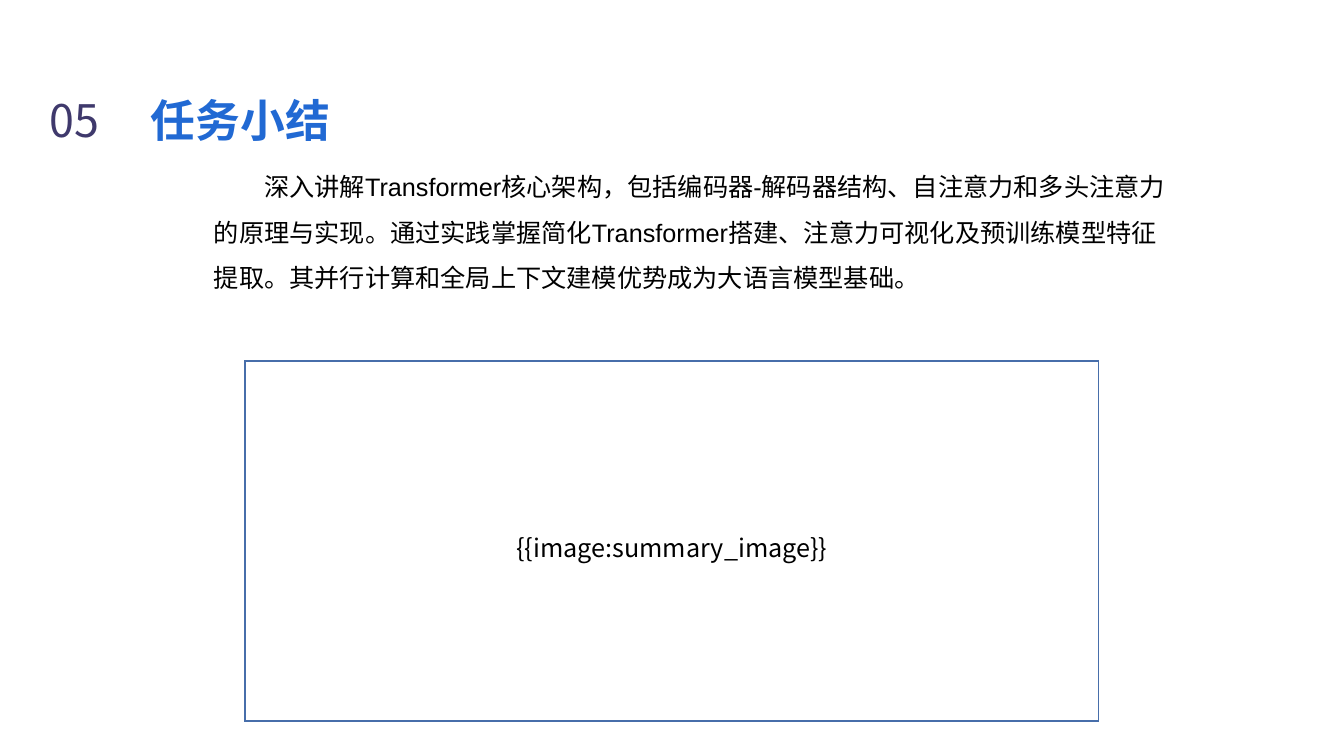
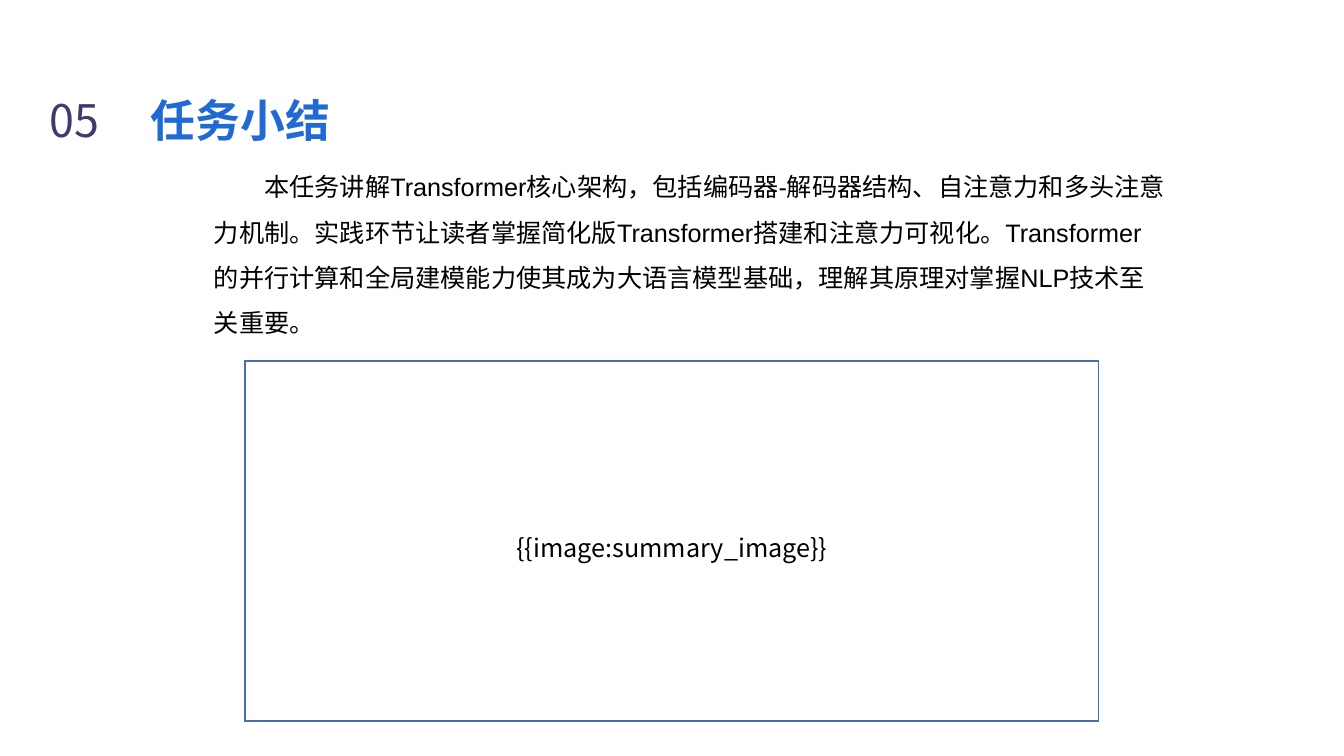
Before and after one commit to Silence1628/Ai_PPT, a slide deck: slide 14 of ppt_output/1.1_大模型基石——Transformer.pptx. Drawn at 1344x756 pixels with LibreOffice and Linux fonts; fonts in the diff are those of the drawing; background and template pictures are left out. Boxes give left, top, right and bottom in pixels: in the first picture for what was removed or moved away, otherwise in the second. Text is boxed around its words. In the diff, an @@ line names an element or a change of style, - is before the commit and + after.

```diff
--- a/ppt_output/1.1_大模型基石——Transformer.pptx
+++ b/ppt_output/1.1_大模型基石——Transformer.pptx
@@ text at [214, 174, 1165, 334]: text changed @@
-深入讲解Transformer核心架构，包括编码器-解码器结构、自注意力和多头注意力的原理与实现。通过实践掌握简化Transformer搭建、注意力可视化及预训练模型特征提取。其并行计算和全局上下文建模优势成为大语言模型基础。
+本任务讲解Transformer核心架构，包括编码器-解码器结构、自注意力和多头注意力机制。实践环节让读者掌握简化版Transformer搭建和注意力可视化。Transformer的并行计算和全局建模能力使其成为大语言模型基础，理解其原理对掌握NLP技术至关重要。
```
Also in this commit, not shown: 6 other slides changed, 29 other files.
